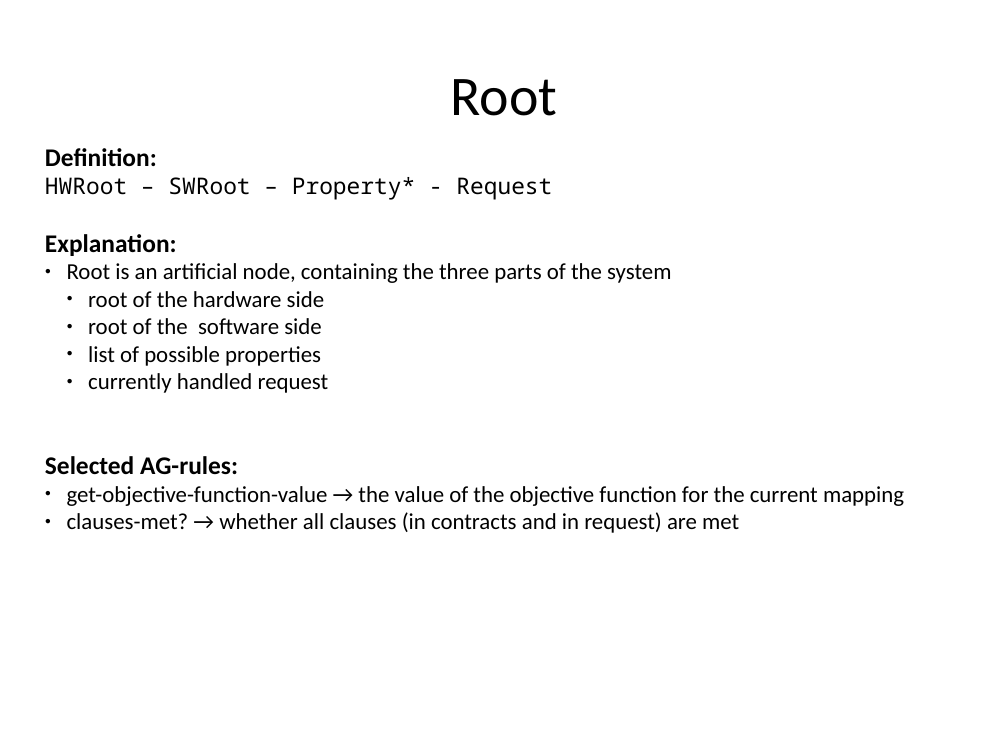
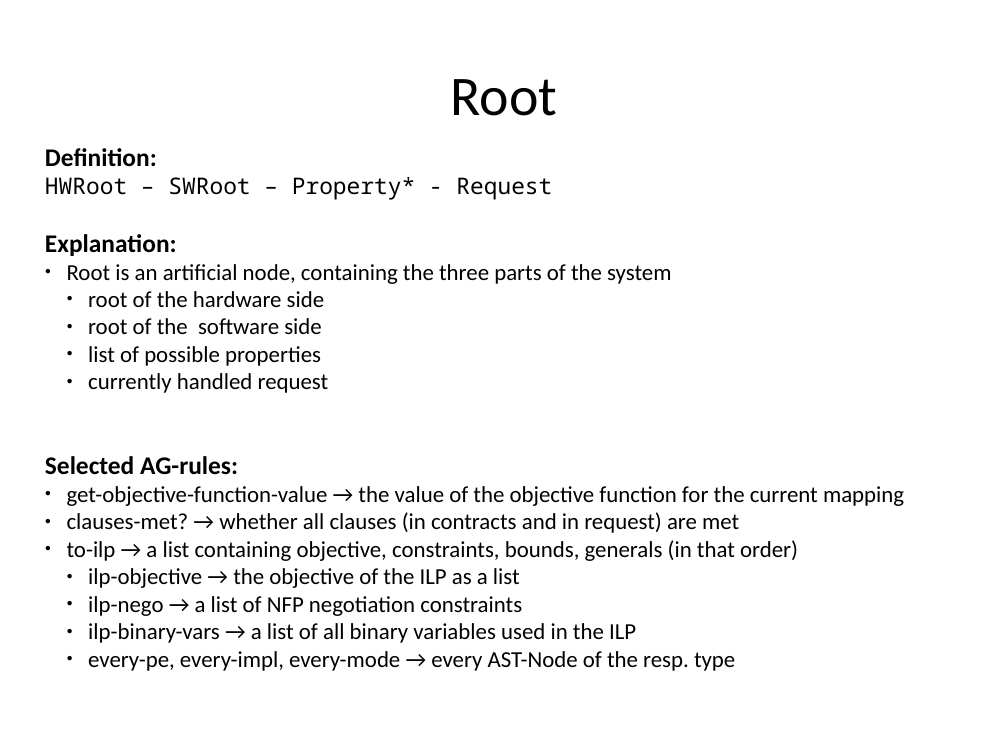
Before and after one commit to rene-schoene/racr-mquat, a slide deck: slide 13 of doc/the-model.odp. Drawn at 1008x756 pixels with LibreOffice and Linux fonts; fonts in the diff are those of the drawing. Boxes give left, top, right and bottom in pixels: in the first picture for what was removed or moved away, otherwise in the second. Text is boxed around its words. In the diff, an @@ line names an element or a change of style, - is before the commit and + after.

```diff
--- a/doc/the-model.odp
+++ b/doc/the-model.odp
@@ text at [67, 540, 798, 671]: paragraphs added @@
+● to-ilp → a list containing objective, constraints, bounds, generals (in that order)
+  ● ilp-objective → the objective of the ILP as a list
+  ● ilp-nego → a list of NFP negotiation constraints
+  ● ilp-binary-vars → a list of all binary variables used in the ILP
+  ● every-pe, every-impl, every-mode → every AST-Node of the resp. type
```
Also in this commit, not shown: 8 other slides changed, 1 slide added.
